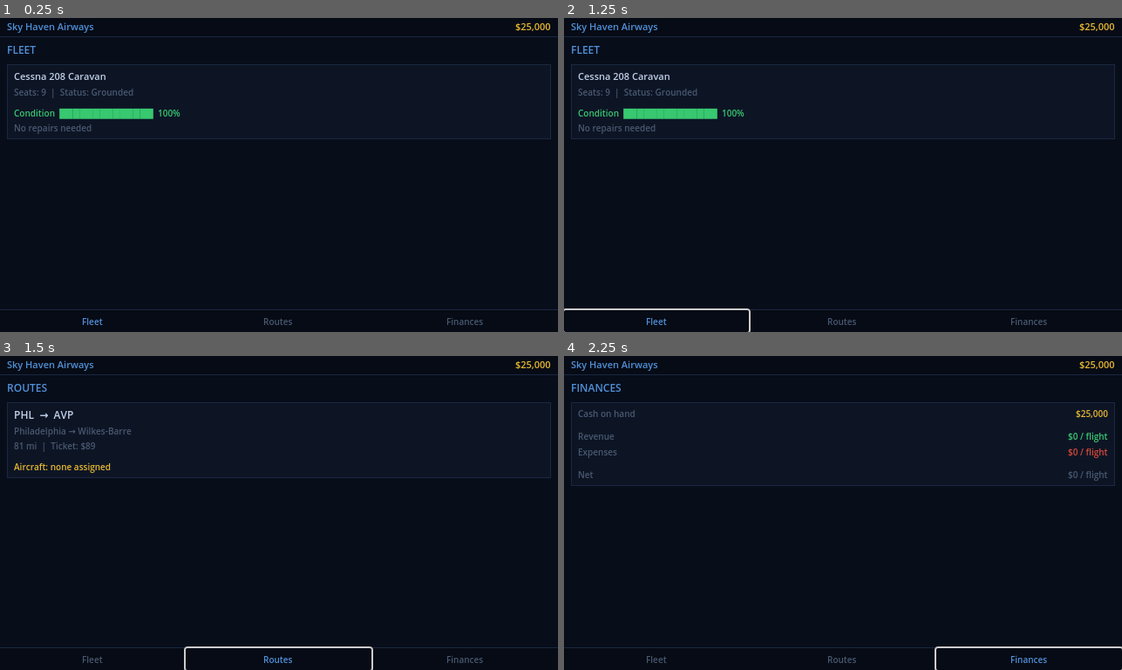
Above: before the commit, frames 1-4 (two rows, left to right).
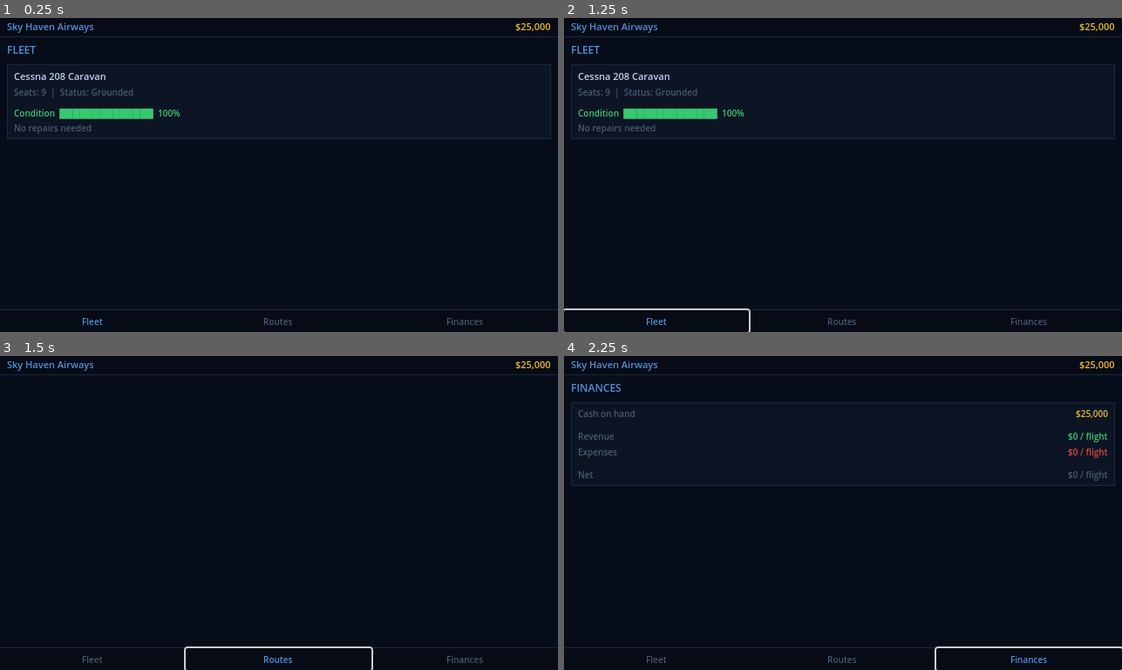
Above: after the commit, the same moments.

Repository: zaydons/idleplane
Game: Godot game, scene res://scenes/Main.tscn
Two runs of this game, one before a commit and one after it. Both use one fixed random seed, a clock stepped at 60 frames per second and the inputs below.
Inputs:
- Up to frame 1 (0.25 s): no input
- Up to frame 2 (1.25 s): click "Fleet" at 0.5 s
- Up to frame 3 (1.5 s): click "Routes" at 1.25 s
- Up to frame 4 (2.25 s): click "Finances" at 2 s

Frames 1-2 are identical in both runs. In frame 3, 1.4% of the frame differs, in the area x 1-99%, y 8-39%; in frame 4, nothing differs.
Error after the commit: Parse Error: Cannot infer the type of "is_elsewhere" variable because the value doesn't have a set type. (res://scripts/panels/RoutesPanel.gd:166)

Commit message:
Add plane assignment: Assign/Unassign buttons + picker overlay
GameState gains assignment_changed signal, assign_plane_to_route(),
and unassign_route(). RoutesPanel shows Assign/Unassign buttons per
route; clicking Assign opens a centered picker overlay listing
available aircraft. Both Fleet and Routes panels refresh via signal
when assignment changes. Fleet now shows route code next to status
when a plane is assigned.

https://claude.ai/code/session_01986nPrggumXDGhi1vRezn6

Diff:
--- a/scripts/GameState.gd
+++ b/scripts/GameState.gd
@@ -1,4 +1,6 @@
 extends Node
+
+signal assignment_changed
 
 var airline_name := "Sky Haven Airways"
 var cash := 25000.0
@@ -28,6 +30,34 @@
 	}
 ]
 
+func assign_plane_to_route(plane_idx: int, route_idx: int) -> void:
+	# Detach plane from its current route
+	var old_route: int = planes[plane_idx]["assigned_route"]
+	if old_route != -1:
+		routes[old_route]["assigned_plane"] = -1
+		routes[old_route]["status"] = "inactive"
+	# Detach whoever was on this route
+	var old_plane: int = routes[route_idx]["assigned_plane"]
+	if old_plane != -1:
+		planes[old_plane]["status"] = "grounded"
+		planes[old_plane]["assigned_route"] = -1
+	# Assign
+	planes[plane_idx]["assigned_route"] = route_idx
+	planes[plane_idx]["status"] = "assigned"
+	routes[route_idx]["assigned_plane"] = plane_idx
+	routes[route_idx]["status"] = "active"
+	assignment_changed.emit()
+
+func unassign_route(route_idx: int) -> void:
+	var plane_idx: int = routes[route_idx]["assigned_plane"]
+	if plane_idx == -1:
+		return
+	planes[plane_idx]["status"] = "grounded"
+	planes[plane_idx]["assigned_route"] = -1
+	routes[route_idx]["assigned_plane"] = -1
+	routes[route_idx]["status"] = "inactive"
+	assignment_changed.emit()
+
 static func format_money(amount: float) -> String:
 	var n := int(abs(amount))
 	var s := str(n)
--- a/scripts/panels/FleetPanel.gd
+++ b/scripts/panels/FleetPanel.gd
@@ -9,20 +9,28 @@
 const C_YELLOW := Color("#e8b830")
 const C_RED    := Color("#d84838")
 
+var _vbox: VBoxContainer
+
 func _ready() -> void:
 	var scroll := ScrollContainer.new()
 	scroll.set_anchors_and_offsets_preset(Control.PRESET_FULL_RECT)
 	scroll.horizontal_scroll_mode = ScrollContainer.SCROLL_MODE_DISABLED
 	add_child(scroll)
 
-	var vbox := VBoxContainer.new()
-	vbox.size_flags_horizontal = Control.SIZE_EXPAND_FILL
-	vbox.add_theme_constant_override("separation", 4)
-	scroll.add_child(vbox)
+	_vbox = VBoxContainer.new()
+	_vbox.size_flags_horizontal = Control.SIZE_EXPAND_FILL
+	_vbox.add_theme_constant_override("separation", 4)
+	scroll.add_child(_vbox)
 
-	vbox.add_child(_section_header("FLEET"))
+	GameState.assignment_changed.connect(refresh)
+	refresh()
+
+func refresh() -> void:
+	for child in _vbox.get_children():
+		child.queue_free()
+	_vbox.add_child(_section_header("FLEET"))
 	for plane in GameState.planes:
-		vbox.add_child(_plane_card(plane))
+		_vbox.add_child(_plane_card(plane))
 
 func _section_header(title: String) -> Control:
 	var m := MarginContainer.new()
@@ -59,32 +67,37 @@
 	vbox.add_theme_constant_override("separation", 3)
 	card.add_child(vbox)
 
-	# Name
-	var name_lbl := _lbl(plane["name"], C_TEXT, 11)
-	vbox.add_child(name_lbl)
+	vbox.add_child(_lbl(plane["name"], C_TEXT, 11))
 
-	# Seats / status on one row
+	# Status row — show assigned route when applicable
 	var status: String = plane["status"]
-	var status_color := C_DIM if status == "grounded" else (C_YELLOW if status == "maintenance" else C_GREEN)
-	vbox.add_child(_lbl("Seats: %d  |  Status: %s" % [plane["seats"], status.capitalize()], status_color, 10))
+	var route_suffix := ""
+	if status == "assigned":
+		var r: Dictionary = GameState.routes[plane["assigned_route"] as int]
+		route_suffix = "  (%s → %s)" % [r["origin"], r["destination"]]
+	var status_color := _status_color(status)
+	vbox.add_child(_lbl("Seats: %d  |  Status: %s%s" % [plane["seats"], status.capitalize(), route_suffix], status_color, 10))
 
 	vbox.add_child(_sep())
 
-	# Condition bar
 	var cond: float = plane["condition"]
 	var bar_color := C_GREEN if cond >= 80.0 else (C_YELLOW if cond >= 50.0 else C_RED)
 	vbox.add_child(_lbl("Condition  %s  %.0f%%" % [_bar(cond), cond], bar_color, 10))
 
-	# Repair cost
 	var cost := (100.0 - cond) * float(plane["repair_cost_per_pct"])
-	var repair_lbl: Label
 	if cond >= 100.0:
-		repair_lbl = _lbl("No repairs needed", C_DIM, 10)
+		vbox.add_child(_lbl("No repairs needed", C_DIM, 10))
 	else:
-		repair_lbl = _lbl("Repair to 100%%:  %s" % GameState.format_money(cost), C_YELLOW, 10)
-	vbox.add_child(repair_lbl)
+		vbox.add_child(_lbl("Repair to 100%%:  %s" % GameState.format_money(cost), C_YELLOW, 10))
 
 	return m
+
+func _status_color(status: String) -> Color:
+	match status:
+		"assigned":    return C_ACCENT
+		"flying":      return C_GREEN
+		"maintenance": return C_YELLOW
+	return C_DIM  # grounded
 
 func _sep() -> Control:
 	var sep := HSeparator.new()
--- a/scripts/panels/RoutesPanel.gd
+++ b/scripts/panels/RoutesPanel.gd
@@ -7,6 +7,10 @@
 const C_ACCENT := Color("#5090d8")
 const C_GREEN  := Color("#38c870")
 const C_YELLOW := Color("#e8b830")
+const C_RED    := Color("#d84838")
+
+var _vbox: VBoxContainer
+var _picker: Control = null
 
 func _ready() -> void:
 	var scroll := ScrollContainer.new()
@@ -14,14 +18,23 @@
 	scroll.horizontal_scroll_mode = ScrollContainer.SCROLL_MODE_DISABLED
 	add_child(scroll)
 
-	var vbox := VBoxContainer.new()
-	vbox.size_flags_horizontal = Control.SIZE_EXPAND_FILL
-	vbox.add_theme_constant_override("separation", 4)
-	scroll.add_child(vbox)
-
-	vbox.add_child(_section_header("ROUTES"))
-	for route in GameState.routes:
-		vbox.add_child(_route_card(route))
+	_vbox = VBoxContainer.new()
+	_vbox.size_flags_horizontal = Control.SIZE_EXPAND_FILL
+	_vbox.add_theme_constant_override("separation", 4)
+	scroll.add_child(_vbox)
+
+	GameState.assignment_changed.connect(refresh)
+	refresh()
+
+func refresh() -> void:
+	for child in _vbox.get_children():
+		child.queue_free()
+	if _picker:
+		_picker.queue_free()
+		_picker = null
+	_vbox.add_child(_section_header("ROUTES"))
+	for i in GameState.routes.size():
+		_vbox.add_child(_route_card(i))
 
 func _section_header(title: String) -> Control:
 	var m := MarginContainer.new()
@@ -35,7 +48,9 @@
 	m.add_child(l)
 	return m
 
-func _route_card(route: Dictionary) -> Control:
+func _route_card(route_idx: int) -> Control:
+	var route: Dictionary = GameState.routes[route_idx]
+
 	var m := MarginContainer.new()
 	m.add_theme_constant_override("margin_left",   8)
 	m.add_theme_constant_override("margin_right",  8)
@@ -58,25 +73,164 @@
 	vbox.add_theme_constant_override("separation", 3)
 	card.add_child(vbox)
 
-	# Route code header
 	vbox.add_child(_lbl("%s  →  %s" % [route["origin"], route["destination"]], C_TEXT, 12))
-
-	# City names
 	vbox.add_child(_lbl("%s → %s" % [route["origin_city"], route["destination_city"]], C_DIM, 10))
-
-	# Distance / ticket price
 	vbox.add_child(_lbl("%d mi  |  Ticket: %s" % [route["distance_mi"], GameState.format_money(route["ticket_price"])], C_DIM, 10))
-
 	vbox.add_child(_sep())
 
-	# Aircraft assignment
+	# Aircraft row: label on the left, action button on the right
+	var hbox := HBoxContainer.new()
+	hbox.add_theme_constant_override("separation", 6)
+	vbox.add_child(hbox)
+
 	var assigned: int = route["assigned_plane"]
+	var aircraft_lbl := Label.new()
+	aircraft_lbl.add_theme_font_size_override("font_size", 10)
+	aircraft_lbl.size_flags_horizontal = Control.SIZE_EXPAND_FILL
+	aircraft_lbl.vertical_alignment = VERTICAL_ALIGNMENT_CENTER
+
 	if assigned == -1:
-		vbox.add_child(_lbl("Aircraft: none assigned", C_YELLOW, 10))
+		aircraft_lbl.text = "Aircraft: none"
+		aircraft_lbl.add_theme_color_override("font_color", C_YELLOW)
+		hbox.add_child(aircraft_lbl)
+		var btn := _action_btn("Assign", C_ACCENT)
+		btn.pressed.connect(func(): _show_picker(route_idx))
+		hbox.add_child(btn)
 	else:
-		vbox.add_child(_lbl("Aircraft: %s" % GameState.planes[assigned]["name"], C_GREEN, 10))
+		aircraft_lbl.text = "Aircraft: %s" % GameState.planes[assigned]["name"]
+		aircraft_lbl.add_theme_color_override("font_color", C_GREEN)
+		hbox.add_child(aircraft_lbl)
+		var btn := _action_btn("Unassign", C_RED)
+		btn.pressed.connect(func(): GameState.unassign_route(route_idx))
+		hbox.add_child(btn)
 
 	return m
+
+# ── Picker overlay ────────────────────────────────────────────────────────────
+
+func _show_picker(route_idx: int) -> void:
+	if _picker:
+		_picker.queue_free()
+
+	_picker = Control.new()
+	_picker.set_anchors_and_offsets_preset(Control.PRESET_FULL_RECT)
+	_picker.mouse_filter = Control.MOUSE_FILTER_STOP
+	add_child(_picker)
+
+	# Dim overlay — click outside card to dismiss
+	var overlay := ColorRect.new()
+	overlay.set_anchors_and_offsets_preset(Control.PRESET_FULL_RECT)
+	overlay.color = Color(0.0, 0.02, 0.08, 0.82)
+	overlay.mouse_filter = Control.MOUSE_FILTER_STOP
+	overlay.gui_input.connect(func(ev: InputEvent):
+		if ev is InputEventMouseButton and ev.pressed and _picker:
+			_picker.queue_free()
+			_picker = null
+	)
+	_picker.add_child(overlay)
+
+	# Card centered via CenterContainer (sits on top of overlay)
+	var center := CenterContainer.new()
+	center.set_anchors_and_offsets_preset(Control.PRESET_FULL_RECT)
+	center.mouse_filter = Control.MOUSE_FILTER_PASS
+	_picker.add_child(center)
+
+	var card := PanelContainer.new()
+	card.custom_minimum_size = Vector2(240, 0)
+	var cs := StyleBoxFlat.new()
+	cs.bg_color = C_CARD
+	cs.border_color = C_ACCENT
+	cs.set_border_width_all(1)
+	cs.content_margin_left   = 10.0
+	cs.content_margin_right  = 10.0
+	cs.content_margin_top    = 8.0
+	cs.content_margin_bottom = 8.0
+	card.add_theme_stylebox_override("panel", cs)
+	center.add_child(card)
+
+	var vbox := VBoxContainer.new()
+	vbox.add_theme_constant_override("separation", 4)
+	card.add_child(vbox)
+
+	var title := _lbl("SELECT AIRCRAFT", C_ACCENT, 11)
+	title.horizontal_alignment = HORIZONTAL_ALIGNMENT_CENTER
+	vbox.add_child(title)
+	vbox.add_child(_sep())
+
+	var any := false
+	for plane_idx in GameState.planes.size():
+		var plane: Dictionary = GameState.planes[plane_idx]
+		if plane["status"] == "maintenance":
+			continue
+		any = true
+		var is_elsewhere := plane["assigned_route"] != -1 and plane["assigned_route"] != route_idx
+		var btn := Button.new()
+		btn.text = plane["name"] + ("  (reassign)" if is_elsewhere else "")
+		btn.flat = true
+		btn.add_theme_font_size_override("font_size", 10)
+		btn.add_theme_color_override("font_color",         C_DIM if is_elsewhere else C_TEXT)
+		btn.add_theme_color_override("font_hover_color",   C_ACCENT)
+		btn.add_theme_color_override("font_pressed_color", C_ACCENT)
+		btn.add_theme_stylebox_override("normal",  _ghost_box())
+		btn.add_theme_stylebox_override("hover",   _ghost_box(Color(C_ACCENT.r, C_ACCENT.g, C_ACCENT.b, 0.15)))
+		btn.add_theme_stylebox_override("pressed", _ghost_box(Color(C_ACCENT.r, C_ACCENT.g, C_ACCENT.b, 0.15)))
+		var p_idx := plane_idx
+		btn.pressed.connect(func(): GameState.assign_plane_to_route(p_idx, route_idx))
+		vbox.add_child(btn)
+
+	if not any:
+		var none_lbl := _lbl("No aircraft available", C_DIM, 10)
+		none_lbl.horizontal_alignment = HORIZONTAL_ALIGNMENT_CENTER
+		vbox.add_child(none_lbl)
+
+	vbox.add_child(_sep())
+
+	var cancel := Button.new()
+	cancel.text = "Cancel"
+	cancel.flat = true
+	cancel.add_theme_font_size_override("font_size", 10)
+	cancel.add_theme_color_override("font_color",       C_DIM)
+	cancel.add_theme_color_override("font_hover_color", C_TEXT)
+	cancel.horizontal_alignment = HORIZONTAL_ALIGNMENT_CENTER
+	cancel.add_theme_stylebox_override("normal",  _ghost_box())
+	cancel.add_theme_stylebox_override("hover",   _ghost_box())
+	cancel.add_theme_stylebox_override("pressed", _ghost_box())
+	cancel.pressed.connect(func():
+		if _picker:
+			_picker.queue_free()
+		_picker = null
+	)
+	vbox.add_child(cancel)
+
+# ── Helpers ───────────────────────────────────────────────────────────────────
+
+func _action_btn(label: String, color: Color) -> Button:
+	var btn := Button.new()
+	btn.text = label
+	btn.flat = false
+	btn.add_theme_font_size_override("font_size", 9)
+	btn.add_theme_color_override("font_color",         color)
+	btn.add_theme_color_override("font_hover_color",   color)
+	btn.add_theme_color_override("font_pressed_color", color)
+	var s := StyleBoxFlat.new()
+	s.bg_color = Color(color.r, color.g, color.b, 0.15)
+	s.border_color = color
+	s.set_border_width_all(1)
+	s.content_margin_left = 6.0;  s.content_margin_right  = 6.0
+	s.content_margin_top  = 2.0;  s.content_margin_bottom = 2.0
+	var sh := s.duplicate() as StyleBoxFlat
+	sh.bg_color = Color(color.r, color.g, color.b, 0.3)
+	btn.add_theme_stylebox_override("normal",  s)
+	btn.add_theme_stylebox_override("hover",   sh)
+	btn.add_theme_stylebox_override("pressed", s)
+	return btn
+
+func _ghost_box(bg := Color(0, 0, 0, 0)) -> StyleBoxFlat:
+	var s := StyleBoxFlat.new()
+	s.bg_color = bg
+	s.content_margin_left = 4.0;  s.content_margin_right  = 4.0
+	s.content_margin_top  = 3.0;  s.content_margin_bottom = 3.0
+	return s
 
 func _sep() -> Control:
 	var sep := HSeparator.new()
Binary file added: mockup_fleet_assigned.png
Binary file changed: mockup_routes.png
Binary file added: mockup_routes_assigned.png
Binary file added: mockup_routes_picker.png
Not shown, changed: mockup.py
